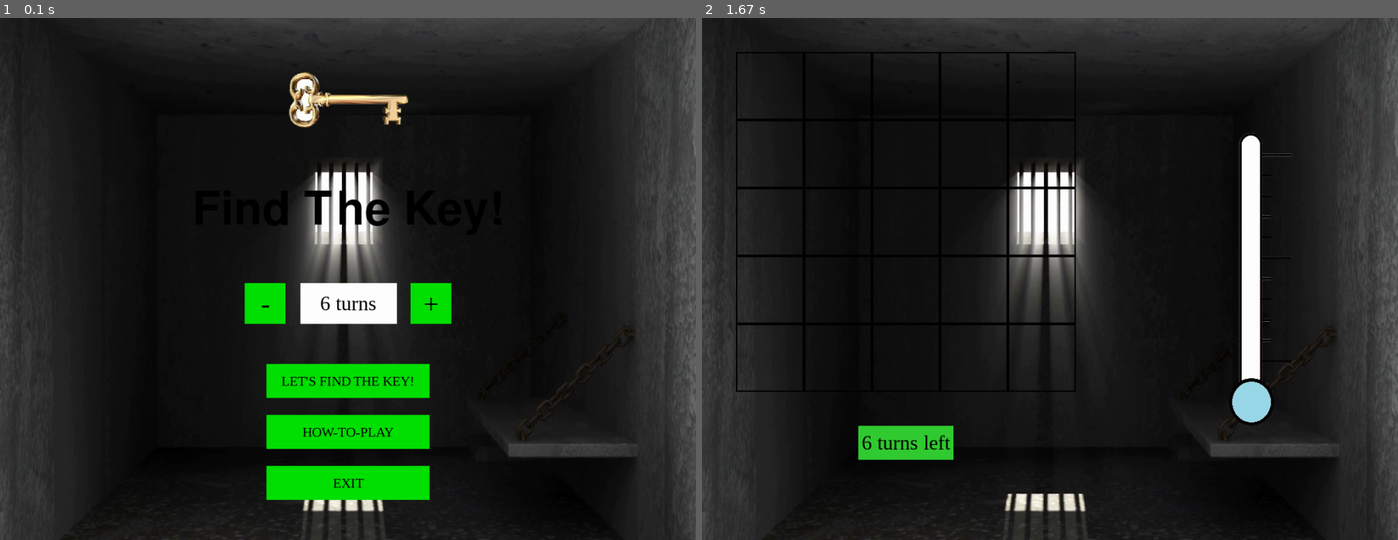
Above: before the commit, frames 1-2 (left to right).
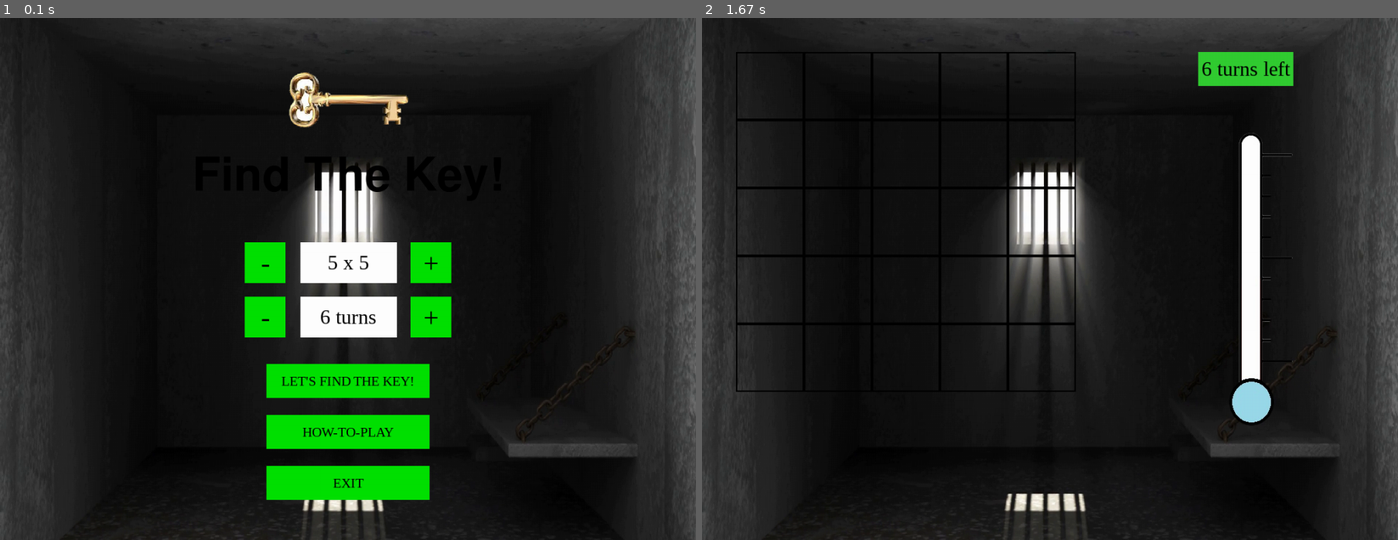
Above: after the commit, the same moments.

Repository: vineetjc/pygame-Search-the-Key
Game: pygame game, started from main.py
Two runs of this game, one before a commit and one after it. Both use one fixed random seed, a clock stepped at 60 frames per second and the inputs below.
Inputs (mouse positions are in pixels of both pictures, inside the frame that each line leads up to):
- Up to frame 1 (0.1 s): no input
- Up to frame 2 (1.67 s): click (1050, 279) at 0.38 s; click (1119, 393) at 0.72 s

The runs differ from the first frame. In frame 1, 4.1% of the frame differs, in the area x 35-65%, y 26-62%; in frame 2, 1.7%.

Commit message:
Added option for selection of grid size

Diff:
--- a/main.py
+++ b/main.py
@@ -36,7 +36,8 @@
                   "2. As you go closer to the key, the temperature increases",
                   "   and as you go away from the key, it decreases",
                   "3. You can vary the allowed number of turns between 4 and 8",
-                  "4. If you find the key in the selected number of turns, you win!"]
+                  "4. You can choose and grid length between 4 to 6",
+                  "5. If you find the key in the selected number of turns, you win!"]
 
 #Start Button
 startRect = pygame.Rect((392,509,240,50))
@@ -45,13 +46,19 @@
 #Back Button
 backRect = pygame.Rect((392,584,240,50))
 #decrement number of turns
-decTurnsRect = pygame.Rect((360,390,60,60))
+decTurnsRect = pygame.Rect((360,410,60,60))
 #increment number of turns
-incTurnsRect = pygame.Rect((604,390,60,60))
+incTurnsRect = pygame.Rect((604,410,60,60))
 #number of turns
-numTurnsRect = pygame.Rect((442,390,142,60))
+numTurnsRect = pygame.Rect((442,410,142,60))
 #number of turns left
-numTurnsLeftRect = pygame.Rect((230,600,140,50))
+numTurnsLeftRect = pygame.Rect((730,50,140,50))
+#decrement grid size
+decGridSizeRect = pygame.Rect((360,330,60,60))
+#increment grid size
+incGridSizeRect = pygame.Rect((604,330,60,60))
+#grid size
+gridSizeRect = pygame.Rect((442,330,142,60))
 #exit
 exitRect=pygame.Rect((392,659,240,50))
 
@@ -71,16 +78,17 @@
     BG=pygame.image.load('Images/jail2.png')
     therm=pygame.image.load('Images/thermoLightBlu.png')
 
-    rects=[0 for i in range(25)] #list for boxes in the game
     blacklist=[] #stores numbers of the boxes clicked (already)
-    key_idx=random.randint(1,25) #randomize box with key
     turncount=0 #to check turn count
     maxturns = 6 #default number of turns allowed
+    maxsize = 6
     haswon=False #to check if successfully selected the key
     buttonWidth=240
     buttonHeight=50
     buttonLeft=width/2-(buttonWidth/2)
     buttonRight=width/2+(buttonWidth/2)
+    gridLength = 5 #default grid length
+    gridSize = gridLength ** 2
 
     done=False #loop variable
 
@@ -114,21 +122,30 @@
                     start = True
                     break
 
+
+                elif incTurnsRect.collidepoint(event.pos):
+                    if maxturns<8:
+                        maxturns=maxturns+1
+
+                elif decTurnsRect.collidepoint(event.pos):
+                    if maxturns>4:
+                        maxturns=maxturns-1
+
+                elif incGridSizeRect.collidepoint(event.pos):
+                    if gridLength<6:
+                        gridLength=gridLength+1
+
+                elif decGridSizeRect.collidepoint(event.pos):
+                    if gridLength>4:
+                        gridLength=gridLength-1
+
                 elif exitRect.collidepoint(event.pos):
                     pygame.quit()
                     sys.exit()
 
-                elif incTurnsRect.collidepoint(event.pos):
-                    if maxturns<8:
-                        maxturns=maxturns+1
-
-                elif decTurnsRect.collidepoint(event.pos):
-                    if maxturns>4:
-                        maxturns=maxturns-1
-
             title = pygame.font.SysFont("symbola",100)
             textSurf1, textRect1 = text_objects("Find The Key!", title)
-            textRect1.center = ( (width/2), (height/2) - 100)
+            textRect1.center = ( (width/2), (height/2) - 150)
 
             findkey = pygame.font.SysFont("liberationserif",20)
             textSurf2, textRect2 = text_objects("LET'S FIND THE KEY!", findkey)
@@ -140,19 +157,31 @@
 
             decTurnText = pygame.font.SysFont("liberationserif",40)
             textSurf4, textRect4 = text_objects("-", decTurnText)
-            textRect4.center = ( 390, 420)
+            textRect4.center = ( 390, 440)
 
             incTurnText = pygame.font.SysFont("liberationserif",40)
             textSurf5, textRect5 = text_objects("+", incTurnText)
-            textRect5.center = ( 634, 420)
+            textRect5.center = ( 634, 440)
 
             numTurnText = pygame.font.SysFont("liberationserif",30)
             textSurf6, textRect6 = text_objects(str(maxturns) + " turns", numTurnText)
-            textRect6.center = ( 512, 420)
-
-            howtotext = pygame.font.SysFont("liberationserif",20)
-            textSurf7, textRect7 = text_objects("EXIT", howtotext)
-            textRect7.center = ( (width/2), (height/2) + 300)
+            textRect6.center = ( 512, 440)
+
+            decGridText = pygame.font.SysFont("liberationserif",40)
+            textSurf7, textRect7 = text_objects("-", decGridText)
+            textRect7.center = ( 390, 360)
+
+            incGridText = pygame.font.SysFont("liberationserif",40)
+            textSurf8, textRect8 = text_objects("+", incGridText)
+            textRect8.center = ( 634, 360)
+
+            gridSizeText = pygame.font.SysFont("liberationserif",30)
+            textSurf9, textRect9 = text_objects(str(gridLength) + " x " + str(gridLength), gridSizeText)
+            textRect9.center = ( 512, 360)
+
+            exittext = pygame.font.SysFont("liberationserif",20)
+            textSurf10, textRect10 = text_objects("EXIT", exittext)
+            textRect10.center = ( (width/2), (height/2) + 300)
 
             windowSurface.blit(pygame.transform.scale(KEYPIC,(200,100)),(412,70))
 
@@ -174,19 +203,33 @@
             else:
                 pygame.draw.rect(windowSurface, GREEN, exitRect)
 
-            if x>=360 and x<=420 and y>=390 and y<=450:
+            if x>=360 and x<=420 and y>=410 and y<=470:
                 pygame.draw.rect(windowSurface, GOLD, decTurnsRect)
 
             else:
                 pygame.draw.rect(windowSurface, GREEN, decTurnsRect)
 
-            if x>=604 and x<=664 and y>=390 and y<=450:
+            if x>=604 and x<=664 and y>=410 and y<=470:
                 pygame.draw.rect(windowSurface, GOLD, incTurnsRect)
 
             else:
                 pygame.draw.rect(windowSurface, GREEN, incTurnsRect)
 
+            if x>=360 and x<=420 and y>=330 and y<=390:
+                pygame.draw.rect(windowSurface, GOLD, decGridSizeRect)
+
+            else:
+                pygame.draw.rect(windowSurface, GREEN, decGridSizeRect)
+
+            if x>=604 and x<=664 and y>=330 and y<=390:
+                pygame.draw.rect(windowSurface, GOLD, incGridSizeRect)
+
+            else:
+                pygame.draw.rect(windowSurface, GREEN, incGridSizeRect)
+
+
             pygame.draw.rect(windowSurface, WHITE, numTurnsRect)
+            pygame.draw.rect(windowSurface, WHITE, gridSizeRect)
 
             windowSurface.blit(textSurf1, textRect1)
             windowSurface.blit(textSurf2, textRect2)
@@ -195,6 +238,9 @@
             windowSurface.blit(textSurf5, textRect5)
             windowSurface.blit(textSurf6, textRect6)
             windowSurface.blit(textSurf7, textRect7)
+            windowSurface.blit(textSurf8, textRect8)
+            windowSurface.blit(textSurf9, textRect9)
+            windowSurface.blit(textSurf10, textRect10)
 
         #how to screen
         elif howto == True:
@@ -238,10 +284,14 @@
                 windowSurface.blit(instSurfRect[i][0],instSurfRect[i][1])
 
         pygame.display.flip()
+
     if event.type == pygame.QUIT:
         pygame.quit()
         exit()
 
+    gridSize = gridLength ** 2
+    rects=[0 for i in range(gridSize)] #list for boxes in the game
+    key_idx=random.randint(1,gridSize) #randomize box with key
 
     #start game
     while not done and start == True:
@@ -340,7 +390,7 @@
                                 done=True
                                 textSurf9, textRect9 = text_objects("GAME OVER", gameOverText)
                                 pygame.draw.rect(windowSurface, LIGHTRED, numTurnsLeftRect)
-                                textRect9.center = (300, 625)
+                                textRect9.center = (800, 75)
                                 windowSurface.blit(textSurf9, textRect9)
                                 pygame.mixer.music.load('./sounds/lose.mp3')
                                 pygame.mixer.music.play(0)
@@ -355,28 +405,28 @@
         windowSurface.blit(pygame.transform.scale(BG,(size)),(0,0))
 
         if turnsleft<=8 and turnsleft>5:
-            textSurf9, textRect9 = text_objects(str(turnsleft) + " turns left", numTurnsLeft)
-            textRect9.center = (300, 625)
+            textSurf11, textRect11 = text_objects(str(turnsleft) + " turns left", numTurnsLeft)
+            textRect11.center = (800, 75)
             pygame.draw.rect(windowSurface, LIMEGREEN, numTurnsLeftRect)
 
         elif turnsleft<=5 and turnsleft>3:
-            textSurf9, textRect9 = text_objects(str(turnsleft) + " turns left", numTurnsLeft)
-            textRect9.center = (300, 625)
+            textSurf11, textRect11 = text_objects(str(turnsleft) + " turns left", numTurnsLeft)
+            textRect11.center = (800, 75)
             pygame.draw.rect(windowSurface, LIGHTBLUE, numTurnsLeftRect)
 
         elif turnsleft<=3 and turnsleft>1:
-            textSurf9, textRect9 = text_objects(str(turnsleft) + " turns left", numTurnsLeft)
-            textRect9.center = (300, 625)
+            textSurf11, textRect11 = text_objects(str(turnsleft) + " turns left", numTurnsLeft)
+            textRect11.center = (800, 75)
             pygame.draw.rect(windowSurface, LIGHTYELLOW, numTurnsLeftRect)
 
         elif turnsleft==1:
-            textSurf9, textRect9 = text_objects(str(turnsleft) + " turn left", numTurnsLeft)
-            textRect9.center = (300, 625)
+            textSurf11, textRect11 = text_objects(str(turnsleft) + " turn left", numTurnsLeft)
+            textRect11.center = (800, 75)
             pygame.draw.rect(windowSurface, LIGHTYELLOW, numTurnsLeftRect)
 
-        windowSurface.blit(textSurf9, textRect9)
-
-        for i in range(25):
+        windowSurface.blit(textSurf11, textRect11)
+
+        for i in range(gridSize):
             if i+1 in blacklist:
                 if i+1==key_idx:
                     black_rec=pygame.draw.rect(windowSurface, BLACK, (right,down,horizontal,vertical),2)
@@ -389,7 +439,7 @@
                 black_rec=pygame.draw.rect(windowSurface, BLACK, (right,down,horizontal,vertical),2)
             rects[i]=black_rec
             right+=100
-            if right==(50+100*(6-1)):
+            if right==(50+100*(gridLength)):
                 down+=100
                 right=50
         windowSurface.blit(therm,therm.get_rect(center=(8*size[0]/10,size[1]/2)))
@@ -397,10 +447,10 @@
             pygame.time.delay(500)
             #'you win!'
             done=True
-            textSurf9, textRect9 = text_objects("YOU WIN", numTurnsLeft)
+            textSurf11, textRect11 = text_objects("YOU WIN", numTurnsLeft)
             pygame.draw.rect(windowSurface, LIMEGREEN, numTurnsLeftRect)
-            textRect9.center = (300, 625)
-            windowSurface.blit(textSurf9, textRect9)
+            textRect11.center = (800, 75)
+            windowSurface.blit(textSurf11, textRect11)
             pygame.display.flip()
             pygame.time.delay(1000)
             show_end_screen()
@@ -456,7 +506,7 @@
         pygame.display.flip()
 
         if restart == False:
-             if event.type == pygame.MOUSEBUTTONDOWN and event.button == 1:
+            if event.type == pygame.MOUSEBUTTONDOWN and event.button == 1:
                 if restartRect.collidepoint(event.pos):
                     restart = True
 
@@ -464,10 +514,13 @@
                     pygame.quit()
                     sys.exit()
 
+            elif event.type == pygame.QUIT:
+                pygame.quit()
+                exit()
+
         if restart == True:
             search_key()
 
 
-
 if __name__=='__main__':
     search_key()
